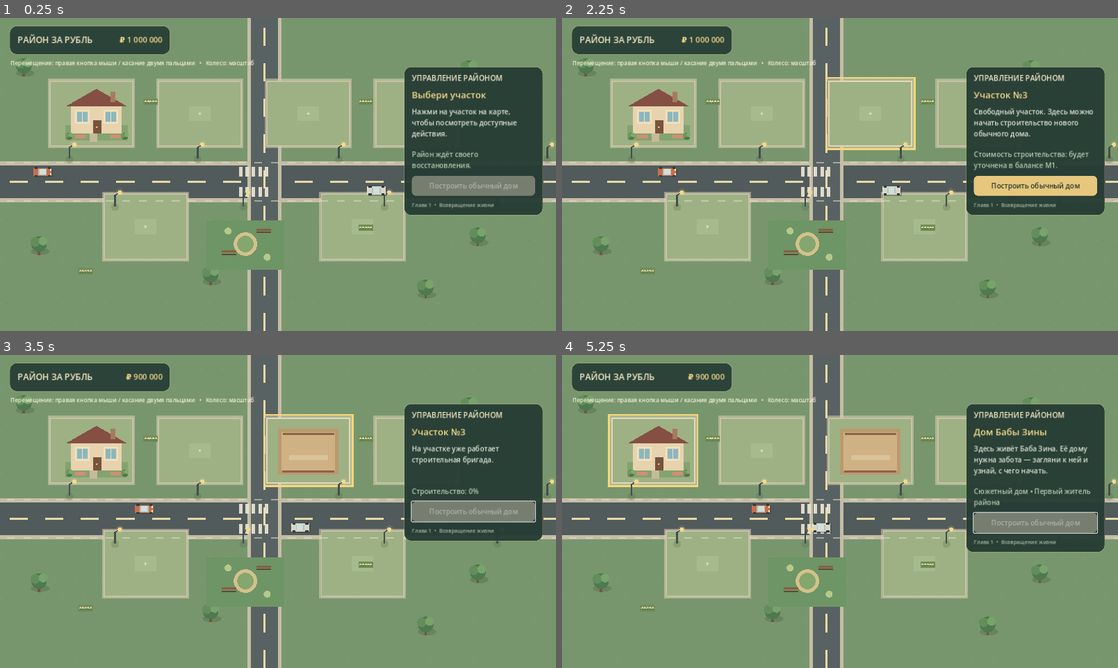
Above: before the commit, frames 1-4 (two rows, left to right).
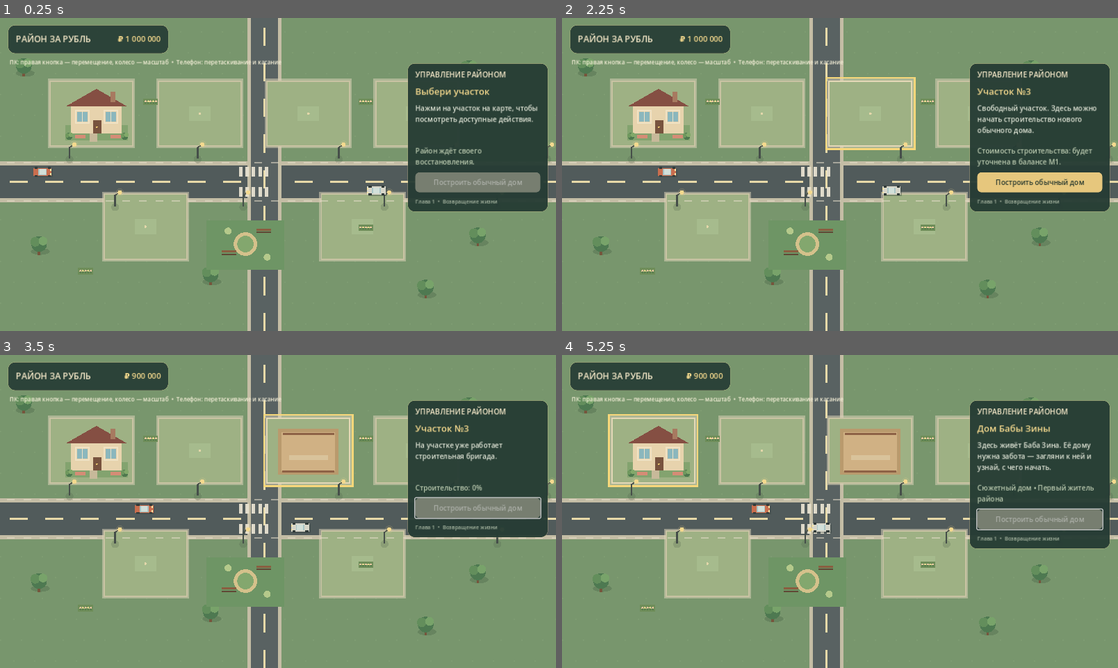
Above: after the commit, the same moments.

Repository: wellbi-creator/rayon-za-rubl
Game: Godot game, scene res://scenes/main.tscn
The game is run twice, just before and just after one commit, with the same random seed, the same clock (stepped at 60 frames per second) and the same inputs.
Inputs (mouse positions are in pixels of both pictures, inside the frame that each line leads up to):
- Up to frame 1 (0.25 s): no input
- Up to frame 2 (2.25 s): move the mouse to (962, 158) at 0.52 s; click (962, 158) at 0.67 s; drag from (728, 190) to (812, 237) at 1.27 s; move the mouse to (895, 105) at 2.02 s; click (895, 105) at 2.17 s
- Up to frame 3 (3.5 s): click "Построить обычный дом" at 2.75 s
- Up to frame 4 (5.25 s): drag from (812, 574) to (673, 464) at 3.52 s; move the mouse to (1006, 558) at 4.27 s; click (1006, 558) at 4.42 s; drag from (673, 464) to (756, 433) at 5.02 s

The runs differ from the first frame. In frame 1, 5.5% of the frame differs, in the area x 1-99%, y 2-64%; in frame 2, 5.9%; in frame 3, 5.0%; in frame 4, 5.9%.

Commit message:
M1.2: anchor HUD panels for responsive landscape layouts

Diff:
--- a/scripts/main.gd
+++ b/scripts/main.gd
@@ -15,6 +15,8 @@
 var build_button: Button
 var status_label: Label
 var build_timer: Timer
+var control_root: Control
+var hint_label: Label
 
 func _ready() -> void:
 	world = DistrictWorldScript.new()
@@ -38,9 +40,12 @@
 	root.set_anchors_and_offsets_preset(Control.PRESET_FULL_RECT)
 	root.mouse_filter = Control.MOUSE_FILTER_IGNORE
 	layer.add_child(root)
+	control_root = root
+	root.resized.connect(_on_interface_resized)
 
 	var top_panel := PanelContainer.new()
-	top_panel.position = Vector2(22, 18)
+	top_panel.set_anchors_and_offsets_preset(Control.PRESET_TOP_LEFT)
+	top_panel.position = Vector2(18, 16)
 	top_panel.custom_minimum_size = Vector2(370, 66)
 	top_panel.add_theme_stylebox_override("panel", _panel_style(Color("#263c34"), 0.92))
 	root.add_child(top_panel)
@@ -60,16 +65,19 @@
 	balance_label.add_theme_color_override("font_color", Color("#f4d98d"))
 	top_row.add_child(balance_label)
 
-	var hint := Label.new()
-	hint.text = "Перемещение: правая кнопка мыши / касание двумя пальцами   •   Колесо: масштаб"
-	hint.position = Vector2(24, 94)
-	hint.add_theme_font_size_override("font_size", 13)
-	hint.add_theme_color_override("font_color", Color("#f6f0d9"))
-	root.add_child(hint)
+	hint_label = Label.new()
+	hint_label.text = "ПК: правая кнопка — перемещение, колесо — масштаб  •  Телефон: перетаскивание и касание"
+	hint_label.position = Vector2(22, 92)
+	hint_label.add_theme_font_size_override("font_size", 13)
+	hint_label.add_theme_color_override("font_color", Color("#f6f0d9"))
+	root.add_child(hint_label)
 
 	var panel := PanelContainer.new()
-	panel.position = Vector2(930, 112)
-	panel.custom_minimum_size = Vector2(320, 310)
+	panel.set_anchors_and_offsets_preset(Control.PRESET_TOP_RIGHT)
+	panel.offset_left = -342
+	panel.offset_top = 104
+	panel.offset_right = -18
+	panel.offset_bottom = 414
 	panel.add_theme_stylebox_override("panel", _panel_style(Color("#263c34"), 0.96))
 	root.add_child(panel)
 
@@ -118,6 +126,13 @@
 	footer.add_theme_font_size_override("font_size", 12)
 	footer.add_theme_color_override("font_color", Color("#a9b8a3"))
 	content.add_child(footer)
+
+
+func _on_interface_resized() -> void:
+	if control_root == null or hint_label == null:
+		return
+	# Hide the long desktop hint on narrow landscape screens.
+	hint_label.visible = control_root.size.x >= 900.0
 
 func _panel_style(color: Color, alpha: float) -> StyleBoxFlat:
 	var style := StyleBoxFlat.new()
